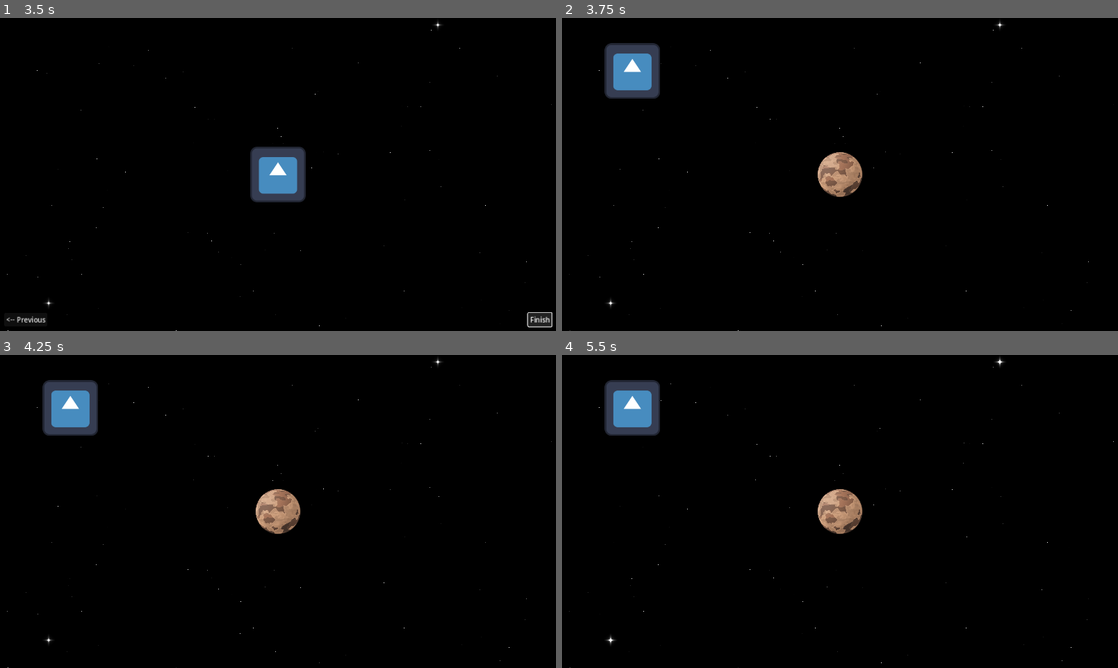
Above: before the commit, frames 1-4 (two rows, left to right).
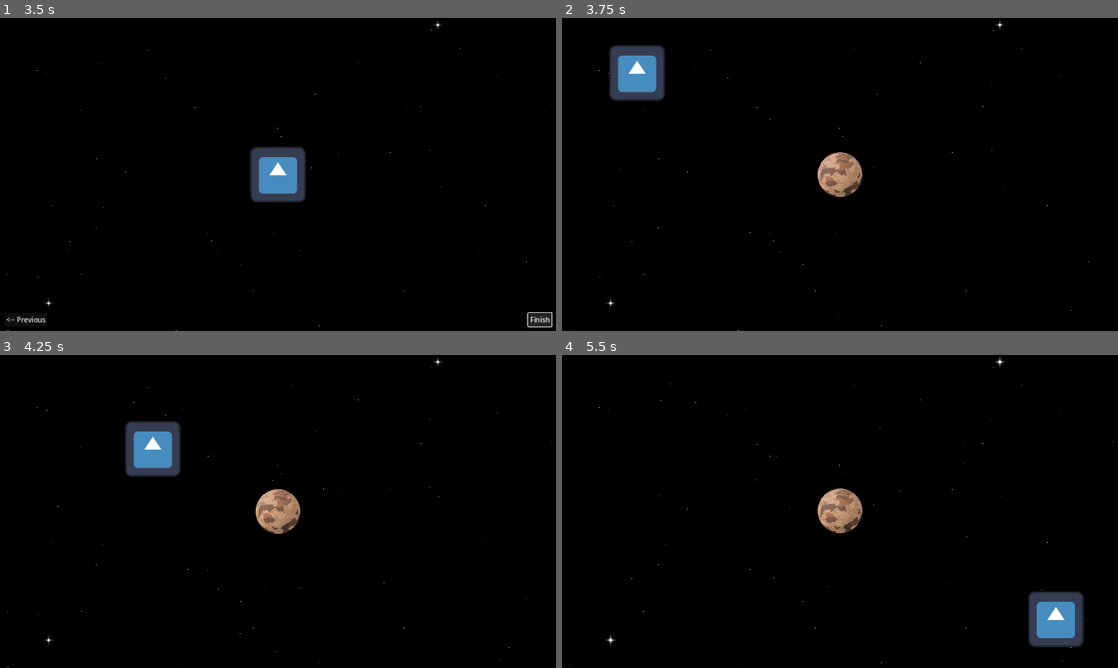
Above: after the commit, the same moments.

Repository: AnEvilPenguin/Pirate-Jam-16
Game: Godot game, scene res://Controllers/GameController/GameController.tscn
Two runs of this game, one before a commit and one after it. Both use one fixed random seed, a clock stepped at 60 frames per second and the inputs below. The engine's default icon, where the game draws it, is replaced by a stand-in: a white triangle on a blue panel in a dark square.
Inputs:
- Up to frame 1 (3.5 s): click "New Game" at 0.5 s; click "Next -->" at 1.25 s; click "<-- Previous" at 2 s; click "Next -->" at 2.75 s
- Up to frame 2 (3.75 s): click "Finish" at 3.5 s
- Up to frame 3 (4.25 s): no input
- Up to frame 4 (5.5 s): no input

Frame 1 is identical in both runs. In frame 2, 1.0% of the frame differs, in the area x 7-54%, y 8-58%; in frame 3, 3.5%; in frame 4, 3.7%, in the area x 7-94%, y 8-94%.

Commit message:
feat: testing out basic gravity systems

Diff:
--- /dev/null
+++ b/Scenes/pluto.gd
@@ -0,0 +1,13 @@
+extends CharacterBody2D
+
+
+const SPEED = 300.0
+const JUMP_VELOCITY = -400.0
+
+
+func _physics_process(delta):
+	# Add gravity from Area2D
+	# This is cool, but probably too complex for my current plan
+	velocity += get_gravity() * delta
+
+	move_and_slide()
--- a/Scenes/pluto.tscn
+++ b/Scenes/pluto.tscn
@@ -1,11 +1,14 @@
-[gd_scene load_steps=3 format=3 uid="uid://d0ojrocirr1jq"]
+[gd_scene load_steps=4 format=3 uid="uid://d0ojrocirr1jq"]
 
+[ext_resource type="Script" path="res://Scenes/pluto.gd" id="1_4sphj"]
 [ext_resource type="Texture2D" uid="uid://dmb7nvxpy08jj" path="res://Assets/Planets/planet05.png" id="1_6x4n2"]
 
 [sub_resource type="CircleShape2D" id="CircleShape2D_78acu"]
 radius = 47.0
 
 [node name="Pluto" type="CharacterBody2D"]
+slide_on_ceiling = false
+script = ExtResource("1_4sphj")
 
 [node name="Sprite2D" type="Sprite2D" parent="."]
 scale = Vector2(0.1, 0.1)
--- a/Scenes/solar_system.tscn
+++ b/Scenes/solar_system.tscn
@@ -1,13 +1,25 @@
-[gd_scene load_steps=3 format=3 uid="uid://c1y1iey62avec"]
+[gd_scene load_steps=4 format=3 uid="uid://c1y1iey62avec"]
 
 [ext_resource type="Texture2D" uid="uid://c4a5wppo830iu" path="res://Assets/icon.svg" id="1_7fdxf"]
 [ext_resource type="PackedScene" uid="uid://d0ojrocirr1jq" path="res://Scenes/pluto.tscn" id="2_08sjl"]
+
+[sub_resource type="CircleShape2D" id="CircleShape2D_tyisp"]
+radius = 918.79
 
 [node name="SolarSystem" type="Node2D"]
 
 [node name="Sprite2D" type="Sprite2D" parent="."]
 texture = ExtResource("1_7fdxf")
 
+[node name="Area2D" type="Area2D" parent="Sprite2D"]
+gravity_space_override = 1
+gravity_point = true
+gravity_point_center = Vector2(0, 0)
+gravity_direction = Vector2(0, 0)
+
+[node name="CollisionShape2D" type="CollisionShape2D" parent="Sprite2D/Area2D"]
+shape = SubResource("CircleShape2D_tyisp")
+
 [node name="Pluto" parent="." instance=ExtResource("2_08sjl")]
 position = Vector2(478, 239)
 motion_mode = 1
--- a/project.godot
+++ b/project.godot
@@ -30,6 +30,10 @@
 
 project/assembly_name="f-you-earth"
 
+[physics]
+
+2d/default_gravity=0.0
+
 [rendering]
 
 anti_aliasing/screen_space_roughness_limiter/enabled=false
